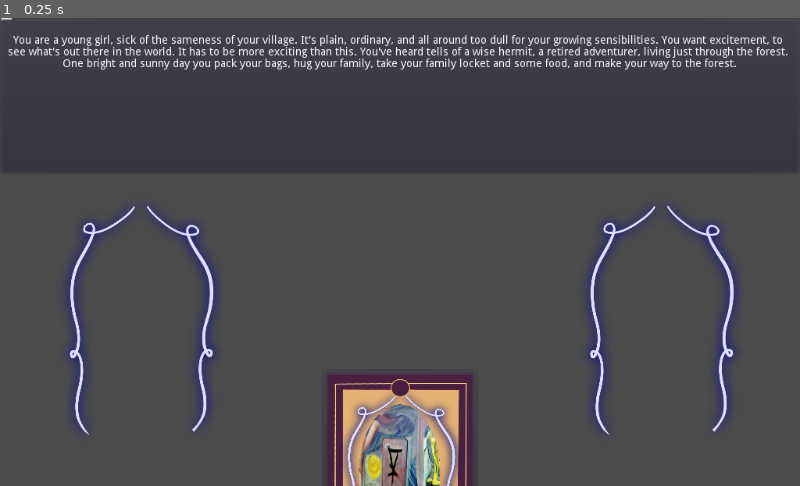
Above: before the commit, frame 1.
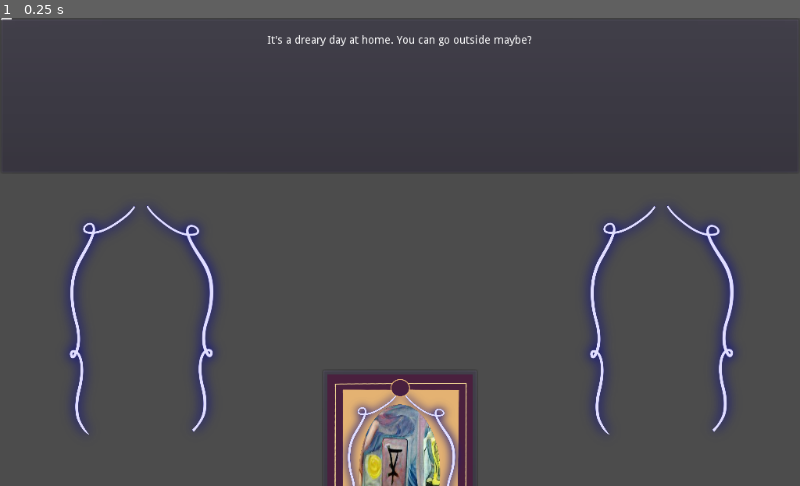
Above: after the commit, the same moment.

Repository: AngelOnFira/ggj-2022
Game: Godot game, scene res://Main.tscn
The game is run twice, just before and just after one commit, with the same random seed, the same clock (stepped at 60 frames per second) and the same inputs.
Inputs:
- Up to frame 1 (0.25 s): no input

The runs differ from the first frame. In frame 1, 2.4% of the frame differs, in the area x 1-99%, y 3-12%.

Commit message:
Cleaning up game start

Diff:
--- a/Main.tscn
+++ b/Main.tscn
@@ -82,9 +82,9 @@
 }
 
 [node name="HBoxContainer" type="HBoxContainer" parent="PlayerCards"]
-margin_left = 410.0
-margin_right = 614.0
-margin_bottom = 150.0
+margin_left = 310.0
+margin_right = 714.0
+margin_bottom = 300.0
 size_flags_horizontal = 4
 size_flags_vertical = 4
 __meta__ = {
@@ -94,14 +94,14 @@
 [node name="Card" parent="PlayerCards/HBoxContainer" instance=ExtResource( 1 )]
 anchor_right = 0.0
 anchor_bottom = 0.0
-margin_right = 100.0
-margin_bottom = 150.0
+margin_right = 200.0
+margin_bottom = 300.0
 card_id = "child"
 
 [node name="Card2" parent="PlayerCards/HBoxContainer" instance=ExtResource( 1 )]
 anchor_right = 0.0
 anchor_bottom = 0.0
-margin_left = 104.0
-margin_right = 204.0
-margin_bottom = 150.0
+margin_left = 204.0
+margin_right = 404.0
+margin_bottom = 300.0
 card_id = "wolf"
--- a/Prototype/Story.gd
+++ b/Prototype/Story.gd
@@ -3,10 +3,16 @@
 var current_page:Page = null
 
 func _ready():
+	# run_tests()
+
+	pass
+
+func run_tests():
 	# Make sure each child has a script, and the expected members
 	for child in self.get_children():
 		print("")
 
+		# Tests to make sure pages are set up right
 		# Check for script
 		# if child.get_script() == null:
 		# 	print("Error! {child} has no script!".format({"child": child.name}))
@@ -32,6 +38,7 @@
 	print("Story Begins!")
 	print("")
 
+	# A chapter the direct child of the story root
 	for chapter in self.get_children():
 		# Pages
 
@@ -72,3 +79,8 @@
 		# Slow down so we can see all the debug text without Godot clipping
 		# it
 #		yield(get_tree().create_timer(0.05), "timeout")
+
+# Get the initial page of the story, and set it internally
+func initial_page():
+	self.current_page = self.get_child(0).get_child(0)
+	return self.current_page
--- a/Prototype/Story.tscn
+++ b/Prototype/Story.tscn
@@ -5,6 +5,13 @@
 
 [node name="Story" type="Node"]
 script = ExtResource( 1 )
+
+[node name="Menu" type="Node" parent="."]
+
+[node name="MenuStory" type="Node" parent="Menu"]
+script = ExtResource( 4 )
+text_description = "It's a dreary day at home. You can go outside maybe?"
+card_consultations = [ [ "Not today", "Choose adventure!" ] ]
 
 [node name="LeavingTown" type="Node" parent="."]
 
@@ -45,9 +52,3 @@
 text_description = "You take your first steps into the forest.
 
  You hear the songs of the birds, the rustling of leaves, the trickling of a nearby creak. It's serene and surreal. It isn't long before you hear a growling. You suddenly feel like you're falling, spinning on your feet. What could it be?"
-
-[node name="Menu" type="Node" parent="."]
-
-[node name="TownStory" type="Node" parent="Menu"]
-script = ExtResource( 4 )
-text_description = "You are a young girl, sick of the sameness of your village. It's plain, ordinary, and all around too dull for your growing sensibilities. You want excitement, to see what's out there in the world. It has to be more exciting than this. You've heard tells of a wise hermit, a retired adventurer, living just through the forest. One bright and sunny day you pack your bags, hug your family, take your family locket and some food, and make your way to the forest."
--- a/master.gd
+++ b/master.gd
@@ -9,22 +9,17 @@
 
 var current_page:Page = null
 
-# Called when the node enters the scene tree for the first time.
 func _ready():
 	for page in self.get_tree().get_nodes_in_group("pages"):
 		page.connect("page_changed",self,"update_page")
 
-	# Replace with function body.
 	# self.get_tree().call_group("pages","connect","page_changed",self,"update_page")
-	self.update_page($Story.current_page)
 
-# Called every frame. 'delta' is the elapsed time since the previous frame.
-func _process(_delta):
-	pass
+	# Start the game by getting the first page
+	self.update_page($Story.initial_page())
 
 # Signal reciever from a card getting a button pressed
 func card_action(action: String, card: String):
-
 	print("group_call on : CardManager -- card_action -- ",action," ",card)
 	self.current_page.take_action(card, action)
 	pass
